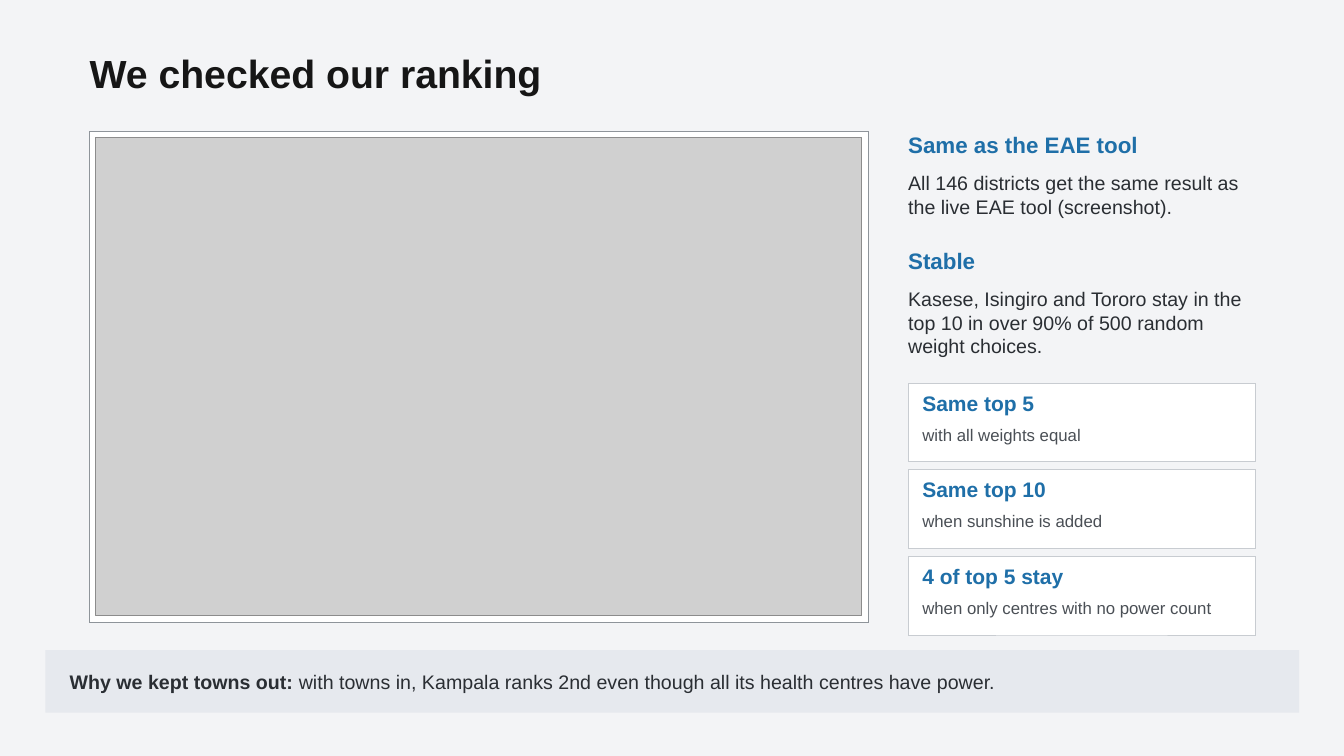
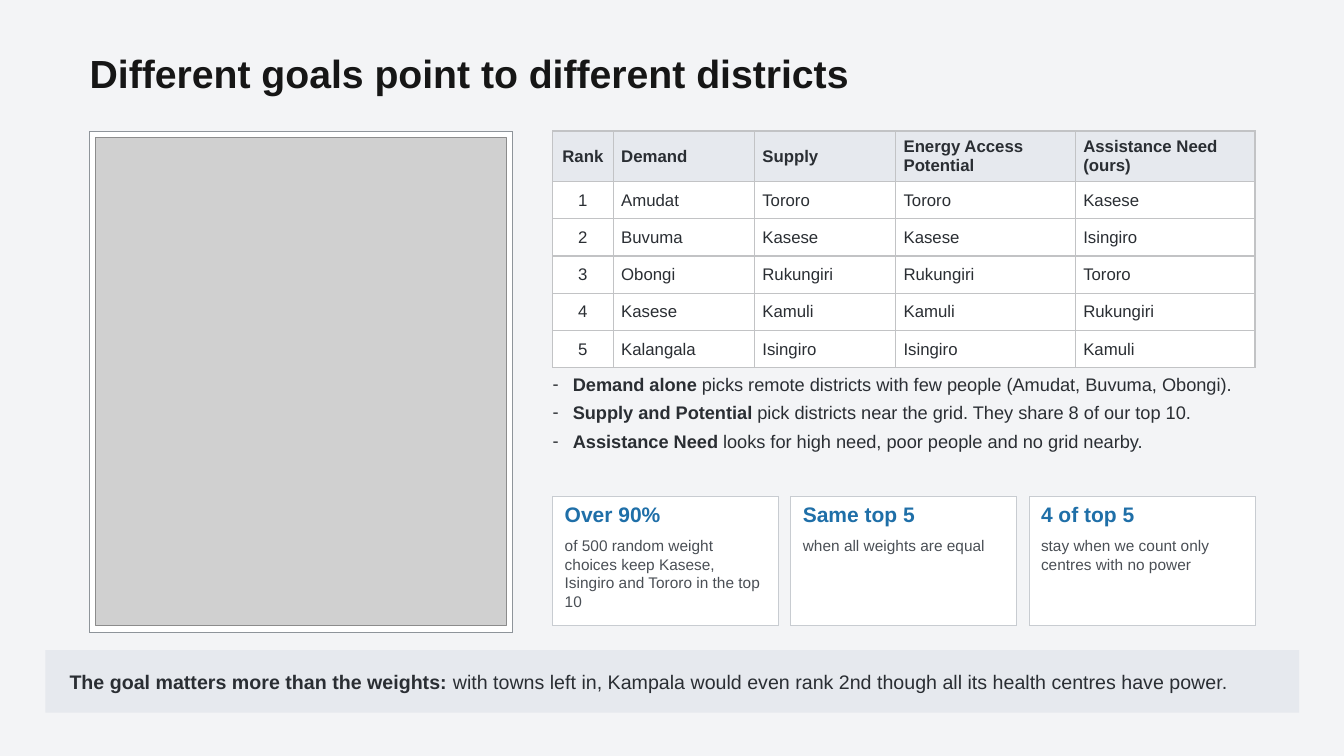
Before and after one commit to chilalaabubakar/EDA, a slide deck: slide 4 of presentation/Case_Study_4_Healthcare_Electrification_Uganda.pptx. Drawn at 1344x756 pixels with LibreOffice and Linux fonts; fonts in the diff are those of the drawing; grey boxes stand for pictures. Boxes give left, top, right and bottom in pixels: in the first picture for what was removed or moved away, otherwise in the second. Text is boxed around its words. In the diff, an @@ line names an element or a change of style, - is before the commit and + after.

Commit message:
Slides: replace tool check slide with index comparison
Slide 4 now compares the top five districts under each EAE index
(Demand, Supply, Energy Access Potential, Assistance Need) next to the
index maps, plus three ranking stability checks.

```diff
--- a/presentation/Case_Study_4_Healthcare_Electrification_Uganda.pptx
+++ b/presentation/Case_Study_4_Healthcare_Electrification_Uganda.pptx
@@ text at [90, 59, 848, 96]: text changed @@
-We checked our ranking
+Different goals point to different districts
@@ rectangle: place and size @@
-rectangle at [90, 131, 868, 622]
+rectangle at [90, 131, 512, 632]
@@ picture: place and size @@
-picture at [96, 137, 862, 616]
+picture at [96, 137, 506, 626]
@@ table added at [553, 131, 1254, 363], 6 rows, 5 columns @@
+Rank | Demand | Supply | Energy Access Potential | Assistance Need (ours)
+1 | Amudat | Tororo | Tororo | Kasese
+2 | Buvuma | Kasese | Kasese | Isingiro
+3 | Obongi | Rukungiri | Rukungiri | Tororo
+4 | Kasese | Kamuli | Kamuli | Rukungiri
+5 | Kalangala | Isingiro | Isingiro | Kamuli
@@ text removed at [908, 136, 1138, 154] @@
-Same as the EAE tool
@@ text removed at [908, 175, 1239, 218] @@
-All 146 districts get the same result as the live EAE tool (screenshot).
@@ text removed at [908, 252, 975, 270] @@
-Stable
@@ text removed at [908, 291, 1241, 357] @@
-Kasese, Isingiro and Tororo stay in the top 10 in over 90% of 500 random weight choices.
@@ text added at [573, 377, 1232, 452], 13 pt, text #2A2E33 @@
+– Demand alone picks remote districts with few people (Amudat, Buvuma, Obongi).
+– Supply and Potential pick districts near the grid. They share 8 of our top 10.
+– Assistance Need looks for high need, poor people and no grid nearby.
@@ rectangle removed at [908, 383, 1255, 462] @@
@@ rectangle added at [553, 496, 778, 625], fill #FFFFFF, outline #C8CCD1 0.5 pt @@
@@ text added at [565, 507, 660, 523], 15 pt, text #1F6FA8, bold @@
+Over 90%
@@ rectangle: place and size @@
-rectangle at [908, 470, 1255, 548]
+rectangle at [790, 496, 1016, 625]
@@ text "Same top 5": place and size @@
-text "Same top 5" at [922, 396, 1034, 415]
+text "Same top 5" at [803, 507, 915, 527]
@@ text removed at [922, 482, 1045, 502] @@
-Same top 10
@@ rectangle: place and size @@
-rectangle at [908, 557, 1255, 635]
+rectangle at [1029, 496, 1255, 625]
@@ text at [1041, 506, 1135, 527]: text changed @@
-4 of top 5 stay
+4 of top 5
@@ text removed at [922, 515, 1103, 527] @@
-when sunshine is added
@@ text added at [565, 540, 759, 607], 11 pt, text #4A4F55 @@
+of 500 random weight choices keep Kasese, Isingiro and Tororo in the top 10
@@ text at [803, 540, 985, 554]: text changed; size 12 to 11 pt @@
-with all weights equal
+when all weights are equal
@@ text at [1041, 540, 1209, 573]: text changed; size 12 to 11 pt @@
-when only centres with no power count
+stay when we count only centres with no power
@@ text at [70, 674, 1227, 693]: text changed @@
-Why we kept towns out: with towns in, Kampala ranks 2nd even though all its health centres have power.
+The goal matters more than the weights: with towns left in, Kampala would even rank 2nd though all its health centres have power.
```
